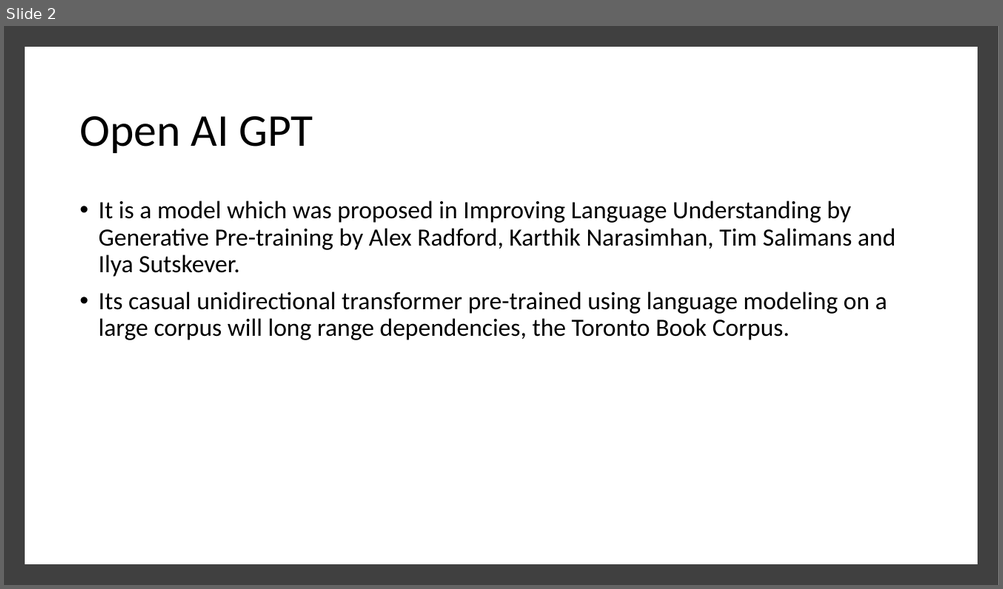
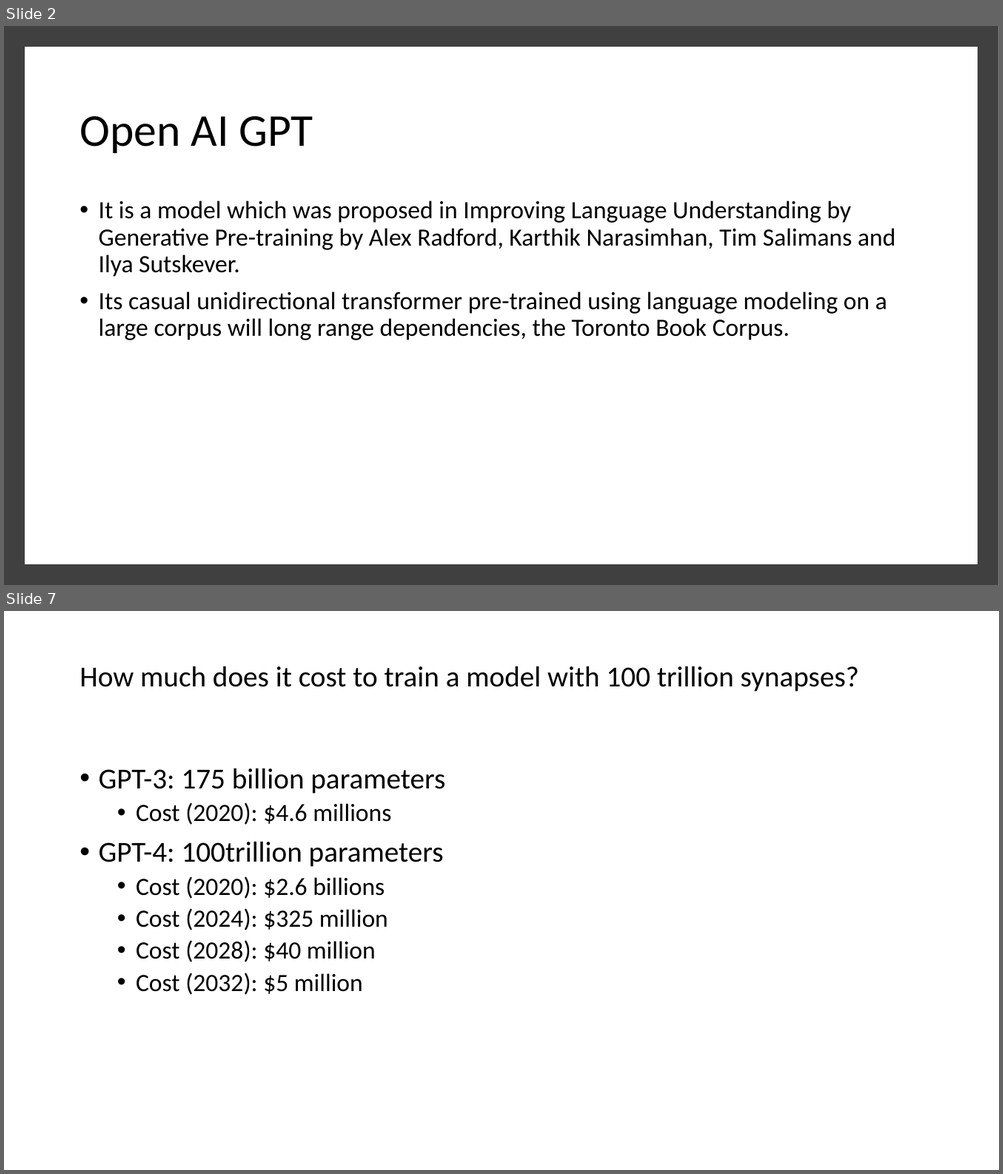
Before and after one commit to alvynabranches/trimester4, a slide deck: 1_Deep_Learning_Theory/assignment_01/GPT-3.pptx. Shown one above the other, each under a label of ours: slide 2 before the commit, slides 2 and 7 after it; the slides between them are not shown. The pictures are 1003x589 and 1003x1174 pixels, drawn with LibreOffice and Linux fonts; fonts in the diff are those of the drawing. Boxes give left, top, right and bottom in pixels: in the first picture for what was removed or moved away, otherwise in the second. Text is boxed around its words. In the diff, an @@ line names an element or a change of style, - is before the commit and + after.

```diff
--- a/1_Deep_Learning_Theory/assignment_01/GPT-3.pptx
+++ b/1_Deep_Learning_Theory/assignment_01/GPT-3.pptx
@@ slide 7 added at box(4, 611, 999, 1170), background #FFFFFF @@
@@ title added at box(79, 666, 859, 692), 28 pt, text #000000 @@
+How much does it cost to train a model with 100 trillion synapses?
@@ text added at box(99, 768, 445, 995), 24 pt, text #000000 @@
+• GPT-3: 175 billion parameters
+  • Cost (2020): $4.6 millions
+• GPT-4: 100trillion parameters
+  • Cost (2020): $2.6 billions
+  • Cost (2024): $325 million
+  • Cost (2028): $40 million
+  • Cost (2032): $5 million
```
Also in this commit, not shown: 1 slide changed, 3 other slides added, 1 slide removed.
